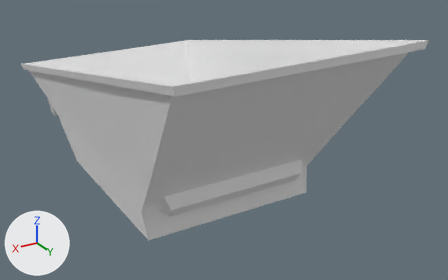
An edit to the FBX model Assets/_/Project/Art/Models/Interactables/3D_SM_Ento.fbx, drawn before and after from the same camera.
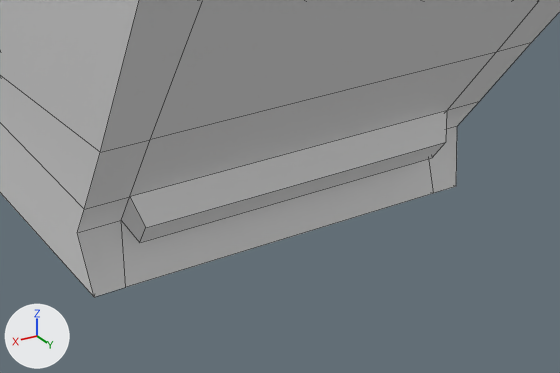
Each version appears first whole from a camera (50 mm lens) standing at (0.393, 0.786, 0.434) and looking at (-0.038, 0.068, 0.076), and next in a close-up on the part from 24% to 78% of the width and 40% to 98% of the height. Lighting does not change. The marker at lower left points along +X, +Y and +Z. The first two pictures are the older version. The close-ups show mesh edges as thin lines. Where no turn or scale is listed for an object, it has been applied to the vertices.

Names of what the first close-up shows: 'Ento_LP'.
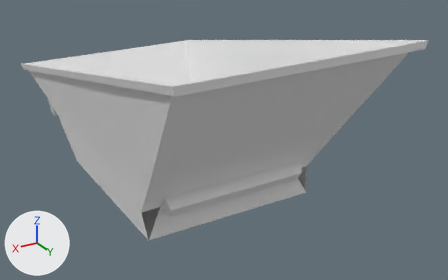
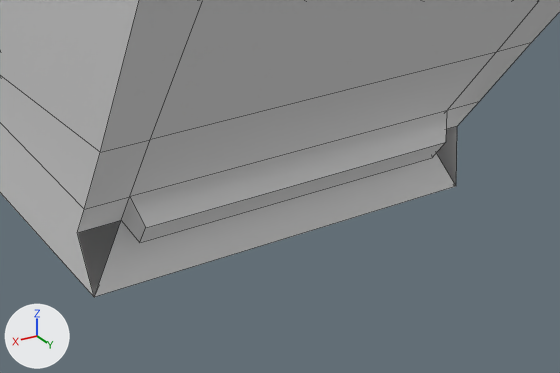
Where the newer file only moved an object's origin or applied its transform, the numbers keep the older frame.

The change, as JSON lines over the scene's bpy script:
```json
{"block": "me_mesh", "where": "# used by ob_ento_lp; location = (0.0, 0.0, 0.0)"}
{"block": "me_mesh", "where": "# verts and faces of me_mesh; kept vertices keep their numbers, new ones are numbered from 100"}
{"block": "me_mesh", "where": "# before: 0 (-0.132, 0.149, 0.0) at pixel (456, 186), 3 (0.124, 0.149, 0.0) at pixel (94, 297), 5 (-0.131, 0.148, 0.043) at pixel (457, 126), 6 (0.131, 0.148, 0.043) at pixel (77, 232), 25 (-0.114, 0.149, 0.0) at pixel (433, 193)"}
{"block": "me_mesh", "where": "# before: 26 (-0.106, 0.148, 0.043), 35 (0.104, 0.149, 0.0) at pixel (125, 287), 36 (0.104, 0.148, 0.043) at pixel (121, 220), 86 (0.06, 0.08, 0.001), 87 (0.068, 0.08, 0.001)"}
{"block": "me_mesh", "where": "# before: 90 (-0.077, 0.08, 0.001), 91 (-0.069, 0.08, 0.001)"}
{"op": "remove", "block": "me_mesh", "code": "me_mesh.from_pydata(...)  # 100 vertices, 98 faces; spans x -0.161..0.162, y -0.277..0.313, z -0.001..0.261"}
{"op": "add", "block": "me_mesh", "code": "me_mesh.from_pydata(...)  # 98 vertices, 94 faces; spans x -0.161..0.162, y -0.277..0.313, z -0.001..0.261"}
{"block": "me_mesh", "change": "me_mesh part 1"}
{"op": "add", "block": "me_mesh", "code": "delete_vertices([25, 35])  # with the faces that use them"}
{"op": "add", "block": "me_mesh", "code": "faces += [(0, 26, 36, 3), (0, 3, 86, 91)]"}
```

Where the change shows, as pixel boxes [x1, y1, x2, y2] in the close-ups (560 x 373 px):
```json
{"part": 1, "of": "me_mesh", "change": "cut back", "before": [78, 126, 457, 297], "after": [94, 153, 456, 297]}
```
